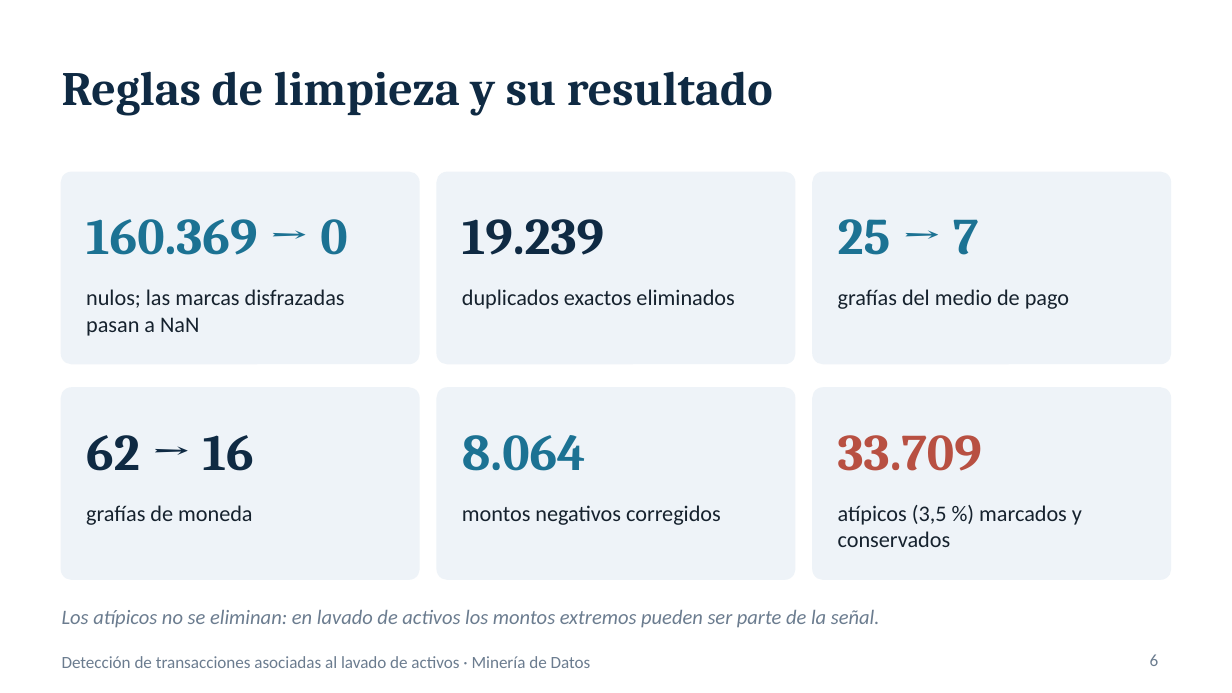
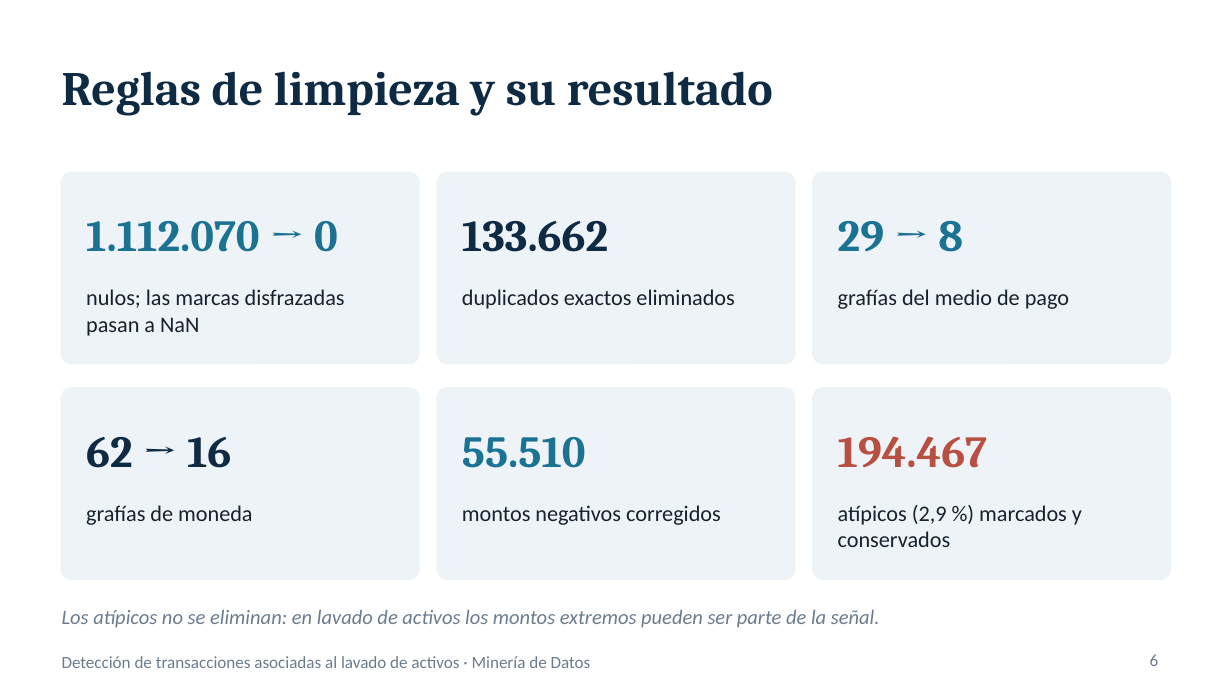
Before and after one commit to glender222/DataMining, a slide deck: slide 6 of informes/Presentacion_proyecto_v3.pptx. Drawn at 1232x693 pixels with LibreOffice and Linux fonts; fonts in the diff are those of the drawing. Boxes give left, top, right and bottom in pixels: in the first picture for what was removed or moved away, otherwise in the second. Text is boxed around its words. In the diff, an @@ line names an element or a change of style, - is before the commit and + after.

```diff
--- a/informes/Presentacion_proyecto_v3.pptx
+++ b/informes/Presentacion_proyecto_v3.pptx
@@ text at [86,221,338,252]: text changed; size 30 to 26 pt @@
-160.369 → 0
+1.112.070 → 0
@@ text at [462,221,608,252]: text changed; size 30 to 26 pt @@
-19.239
+133.662
@@ text at [838,221,963,252]: text changed; size 30 to 26 pt @@
-25 → 7
+29 → 8
@@ text "62 → 16" at [86,437,231,468]: size 30 to 26 pt @@
@@ text at [462,437,586,468]: text changed; size 30 to 26 pt @@
-8.064
+55.510
@@ text at [838,436,987,468]: text changed; size 30 to 26 pt @@
-33.709
+194.467
@@ text at [838,505,1082,547]: text changed @@
-atípicos (3,5 %) marcados y conservados
+atípicos (2,9 %) marcados y conservados
```
Also in this commit, not shown: 9 other slides changed, 1 other file.
